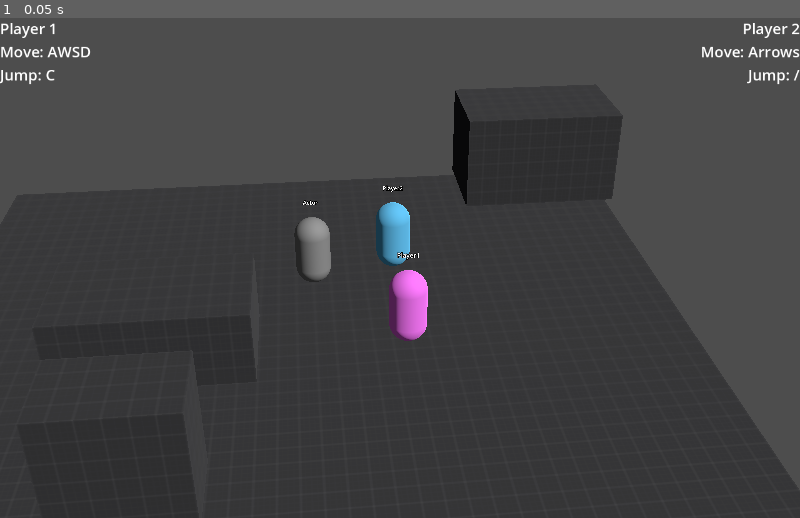
Above: before the commit, frame 1.
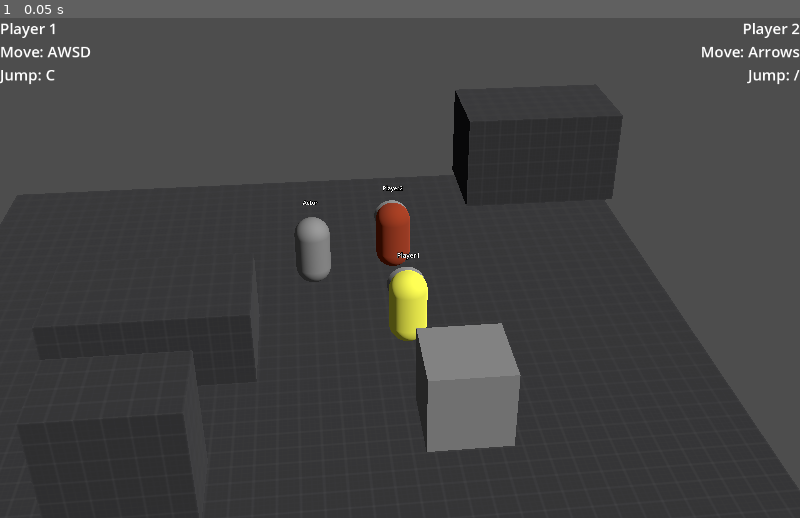
Above: after the commit, the same moment.

Repository: marconvcm/karma-kittens
Game: Godot game, scene res://levels/level.tscn
Same seed, same stepped clock (60 frames per second), same inputs: the game is played once before the commit and once after it.
Inputs:
- Up to frame 1 (0.05 s): no input

The runs differ from the first frame. In frame 1, 3.9% of the frame differs, in the area x 47-66%, y 36-87%.

Commit message:
character 1 and 2 can move objects

Diff:
--- a/levels/level.tscn
+++ b/levels/level.tscn
@@ -8,7 +8,7 @@
 [sub_resource type="Environment" id="Environment_80vhd"]
 
 [sub_resource type="StandardMaterial3D" id="StandardMaterial3D_safpt"]
-albedo_color = Color(0.374824, 0.765082, 0.958003, 1)
+albedo_color = Color(0.643137, 0.223529, 0.0941176, 1)
 
 [sub_resource type="BoxMesh" id="BoxMesh_hjsbj"]
 size = Vector3(20, 1, 20)
@@ -25,6 +25,15 @@
 
 [sub_resource type="LabelSettings" id="LabelSettings_5mrsh"]
 font_size = 24
+
+[sub_resource type="PhysicsMaterial" id="PhysicsMaterial_5mrsh"]
+friction = 0.2
+
+[sub_resource type="BoxShape3D" id="BoxShape3D_5mrsh"]
+size = Vector3(2, 2, 2)
+
+[sub_resource type="BoxMesh" id="BoxMesh_gjl0y"]
+size = Vector3(2, 2, 2)
 
 [node name="Level" type="Node3D"]
 
@@ -44,11 +53,8 @@
 transform = Transform3D(1, 0, 0, 0, 1, 0, 0, 0, 1, -2.37454, 1.05756, 3.91284)
 player_index = 1
 
-[node name="Mesh" parent="Player2" index="1"]
+[node name="Mesh" parent="Player2/RotationRoot" index="0"]
 surface_material_override/0 = SubResource("StandardMaterial3D_safpt")
-
-[node name="Label" parent="Player2" index="3"]
-text = "HELLO WORLD"
 
 [node name="Camera" type="Camera3D" parent="." node_paths=PackedStringArray("target1", "target2")]
 transform = Transform3D(-1, -7.54979e-08, 1.30766e-07, 0, 0.866025, 0.5, -1.50996e-07, 0.5, -0.866025, 0, 14, -20)
@@ -108,4 +114,17 @@
 label_settings = SubResource("LabelSettings_5mrsh")
 horizontal_alignment = 2
 
+[node name="RigidBody3D" type="RigidBody3D" parent="." groups=["interactable"]]
+transform = Transform3D(1, 0, 0, 0, 1, 0, 0, 0, 1, -3.27177, 0.579196, -3.50003)
+collision_layer = 257
+mass = 10.0
+physics_material_override = SubResource("PhysicsMaterial_5mrsh")
+lock_rotation = true
+
+[node name="CollisionShape3D" type="CollisionShape3D" parent="RigidBody3D"]
+shape = SubResource("BoxShape3D_5mrsh")
+
+[node name="MeshInstance3D" type="MeshInstance3D" parent="RigidBody3D"]
+mesh = SubResource("BoxMesh_gjl0y")
+
 [editable path="Player2"]
--- a/objects/actor.gd
+++ b/objects/actor.gd
@@ -1,9 +1,12 @@
 class_name Actor extends CharacterBody3D
 
-@onready var label: Label3D = $Label
+@onready var rotation_root: Node3D = $RotationRoot
+@onready var label: Label3D = $RotationRoot/Label
+
+@onready var _last_strong_direction := Vector3.FORWARD
 
 var speed: float = 5.0
-
+var child_look_at
 var camera_rotation: float = 0.0
 
 @export var world_settings: WorldSettings
@@ -16,11 +19,14 @@
 ## Minimum horizontal speed on the ground. This controls when the character's animation tree changes
 ## between the idle and running states.
 @export var stopping_speed:float = 1.0
+@export var rotation_speed := 12.0
 
 func _ready() -> void:
    # Called when the node enters the scene tree for the first time.
    # You can use this function to initialize variables or set up the node's state.
    label.text = self.name
+   child_look_at = Marker3D.new()
+   add_child(child_look_at)
    pass
 
 
@@ -42,6 +48,8 @@
 func _physics_process(delta: float) -> void:
    var direction = get_direction()
 
+
+
    var y_velocity := velocity.y
    velocity.y = 0.0
    velocity = velocity.lerp(direction * speed, acceleration * delta)
@@ -51,5 +59,36 @@
    velocity.y += world_settings.gravity * delta
 
    before_move(delta)
+   _push_away_rigid_bodies()
    move_and_slide()
    after_move(delta)
+
+func _orient_character_to_direction(direction: Vector3, delta: float) -> void:
+   var left_axis := Vector3.UP.cross(direction)
+   var rotation_basis := Basis(left_axis, Vector3.UP, direction).get_rotation_quaternion()
+   var model_scale := rotation_root.transform.basis.get_scale()
+   rotation_root.transform.basis = Basis(rotation_root.transform.basis.get_rotation_quaternion().slerp(rotation_basis, delta * rotation_speed)).scaled(
+      model_scale
+   )
+
+
+func _push_away_rigid_bodies():
+   for i in get_slide_collision_count():
+      var c := get_slide_collision(i)
+      if c.get_collider() is RigidBody3D:
+         var push_dir = -c.get_normal()
+         # How much velocity the object needs to increase to match player velocity in the push direction
+         var velocity_diff_in_push_dir = self.velocity.dot(push_dir) - c.get_collider().linear_velocity.dot(push_dir)
+         # Only count velocity towards push dir, away from character
+         velocity_diff_in_push_dir = max(0., velocity_diff_in_push_dir)
+         # Objects with more mass than us should be harder to push. But doesn't really make sense to push faster than we are going
+         const MY_APPROX_MASS_KG = 20
+         var mass_ratio = min(1., MY_APPROX_MASS_KG / c.get_collider().mass)
+         # Optional add: Don't push object at all if it's 4x heavier or more
+         if mass_ratio < 0.25:
+            continue
+         # Don't push object from above/below
+         push_dir.y = 0
+         # 5.0 is a magic number, adjust to your needs
+         var push_force = mass_ratio * 5.0
+         c.get_collider().apply_impulse(push_dir * velocity_diff_in_push_dir * push_force, c.get_position() - c.get_collider().global_position)
--- a/objects/actor.tscn
+++ b/objects/actor.tscn
@@ -3,10 +3,10 @@
 [ext_resource type="Script" uid="uid://cu2rlkgabeale" path="res://objects/actor.gd" id="1_ekr5v"]
 [ext_resource type="Resource" uid="uid://cj6q43yqspj3t" path="res://resources/world_settings_res.tres" id="2_x1cjf"]
 
-[sub_resource type="CapsuleMesh" id="CapsuleMesh_iwa78"]
-
 [sub_resource type="ConvexPolygonShape3D" id="ConvexPolygonShape3D_0bejo"]
 points = PackedVector3Array(-0.125207, -0.532801, -0.480507, 0.0227831, 0.47607, 0.498884, 0.169713, 0.559144, 0.464172 …(924 unchanged characters)…
+
+[sub_resource type="CapsuleMesh" id="CapsuleMesh_iwa78"]
 
 [node name="Actor" type="CharacterBody3D"]
 script = ExtResource("1_ekr5v")
@@ -14,13 +14,16 @@
 
 [node name="Components" type="Node" parent="."]
 
-[node name="Mesh" type="MeshInstance3D" parent="."]
-mesh = SubResource("CapsuleMesh_iwa78")
-
 [node name="Shape" type="CollisionShape3D" parent="."]
 shape = SubResource("ConvexPolygonShape3D_0bejo")
 
-[node name="Label" type="Label3D" parent="."]
+[node name="RotationRoot" type="Node3D" parent="."]
+
+[node name="Mesh" type="MeshInstance3D" parent="RotationRoot"]
+mesh = SubResource("CapsuleMesh_iwa78")
+skeleton = NodePath("../..")
+
+[node name="Label" type="Label3D" parent="RotationRoot"]
 transform = Transform3D(1, 0, 0, 0, 1, 0, 0, 0, 1, 0, 1.51615, 0)
 billboard = 1
 text = "LABEL"
--- a/objects/player.gd
+++ b/objects/player.gd
@@ -2,7 +2,11 @@
 
 @export var player_index: int = 1
 
+@onready var ray_cast_3d: RayCast3D = $RotationRoot/RayCast3D
+
 @onready var current_controller: InputController = GlobalInputControllerManager.get_controller(player_index)
+
+var nearbyInteracts:Array = []
 
 func get_direction() -> Vector3:
    var direction = current_controller.get_axis()
@@ -14,6 +18,42 @@
    var is_air_boosting := current_controller.is_action_pressed(jump_action) and not is_on_floor() and velocity.y > 0.0
 
    if is_just_jumping:
-      velocity.y += jump_initial_impulse
+     velocity.y += jump_initial_impulse
    elif is_air_boosting:
-      velocity.y += jump_additional_force * delta
+     velocity.y += jump_additional_force * delta
+
+   # get pullable objects
+   if ray_cast_3d.is_colliding():
+      var obj:Node3D = ray_cast_3d.get_collider()
+      var desiredLayer:int = 9
+      var cl:int = pow(2, desiredLayer - 1)
+
+      if obj != null && (obj.collision_layer - 1) == cl: # -1 for layer 1
+         if !obj in nearbyInteracts:
+            nearbyInteracts.append(obj)
+      else:
+         return
+
+   elif nearbyInteracts.size() > 0:
+      nearbyInteracts.clear()
+
+
+   var direction = get_direction()
+   var is_grabbing = current_controller.is_key_pressed(InputController.Keys.ACTION_1)
+   if is_grabbing: print(nearbyInteracts.size())
+
+   if is_grabbing and nearbyInteracts.size() > 0:
+      for obj:Node3D in nearbyInteracts:
+         const MY_APPROX_MASS_KG = 20
+         var mass_ratio = min(1., MY_APPROX_MASS_KG / obj.mass)
+         # Optional add: Don't push object at all if it's 4x heavier or more
+         if mass_ratio < 0.25:
+            continue
+
+         # 5.0 is a magic number, adjust to your needs
+         var push_force = mass_ratio * 3
+         obj.linear_velocity = push_force * (global_position - obj.global_position)
+   else:
+      if direction.length() > 0.2:
+         _last_strong_direction = direction.normalized()
+         _orient_character_to_direction(_last_strong_direction, delta)
--- a/objects/player.tscn
+++ b/objects/player.tscn
@@ -1,15 +1,27 @@
-[gd_scene load_steps=4 format=3 uid="uid://bsklmh4tksjcr"]
+[gd_scene load_steps=5 format=3 uid="uid://bsklmh4tksjcr"]
 
 [ext_resource type="PackedScene" uid="uid://dfevs86r2jaem" path="res://objects/actor.tscn" id="1_eqqp1"]
 [ext_resource type="Script" uid="uid://3ffecd6r5cfe" path="res://objects/player.gd" id="2_ykyjo"]
 
 [sub_resource type="StandardMaterial3D" id="StandardMaterial3D_ykyjo"]
-albedo_color = Color(1, 0.470588, 1, 1)
+albedo_color = Color(1, 1, 0.309804, 1)
+
+[sub_resource type="CylinderMesh" id="CylinderMesh_ykyjo"]
+top_radius = 0.25
+height = 0.5
 
 [node name="Player" instance=ExtResource("1_eqqp1")]
 script = ExtResource("2_ykyjo")
 player_index = 0
 
-[node name="Mesh" parent="." index="1"]
-transform = Transform3D(1, 0, 0, 0, 1, 0, 0, 0, 1, -0.00253773, 0.00909519, -0.00411224)
+[node name="Mesh" parent="RotationRoot" index="0"]
 surface_material_override/0 = SubResource("StandardMaterial3D_ykyjo")
+
+[node name="Face" type="MeshInstance3D" parent="RotationRoot" index="2"]
+transform = Transform3D(1, 0, 0, 0, -0.0111524, 0.999938, 0, -0.999938, -0.0111524, 0, 0.353436, 0.311997)
+mesh = SubResource("CylinderMesh_ykyjo")
+skeleton = NodePath("../..")
+
+[node name="RayCast3D" type="RayCast3D" parent="RotationRoot" index="3"]
+target_position = Vector3(0, 0, 2)
+collision_mask = 256
--- a/project.godot
+++ b/project.godot
@@ -23,6 +23,10 @@
 
 window/size/viewport_width=1280
 window/size/viewport_height=800
+
+[global_group]
+
+interactable=""
 
 [input]
 
@@ -146,6 +150,11 @@
 "events": [Object(InputEventKey,"resource_local_to_scene":false,"resource_name":"","device":-1,"window_id":0,"alt_press …(195 unchanged characters)…
 ]
 }
+"player_[1]_action_1"={
+"deadzone": 0.2,
+"events": [Object(InputEventKey,"resource_local_to_scene":false,"resource_name":"","device":-1,"window_id":0,"alt_pressed":false,"shift_pressed":false,"ctrl_pressed":false,"meta_pressed":false,"pressed":false,"keycode":0,"physical_keycode":4194325,"key_label":0,"unicode":0,"location":0,"echo":false,"script":null)
+]
+}
 
 [rendering]
 
Not shown: 1 places in levels/level.tscn that only renumber resources
